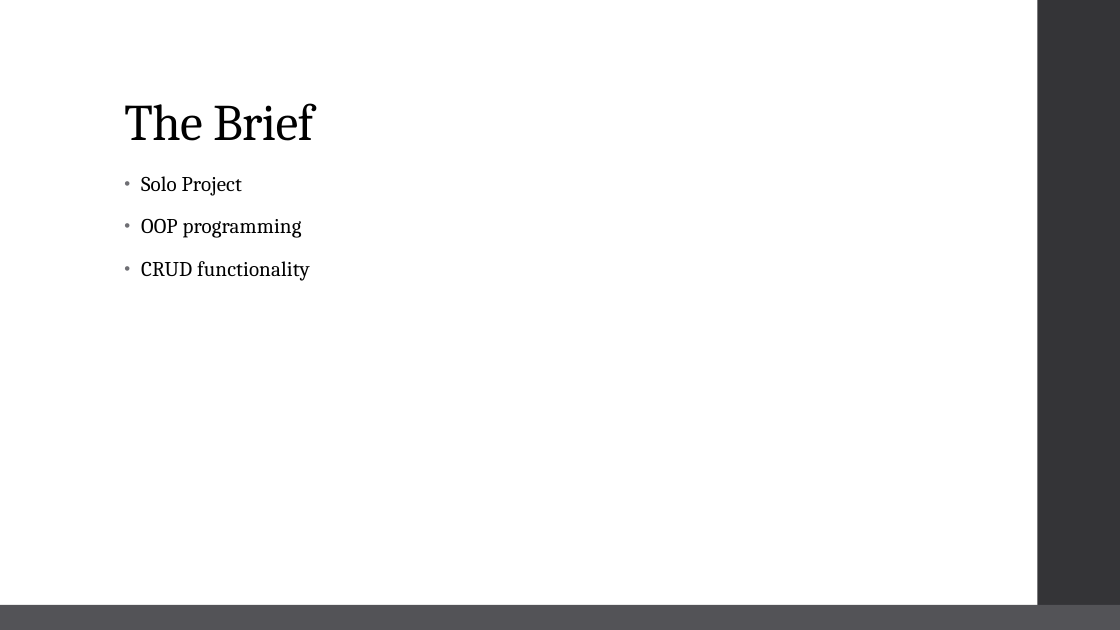
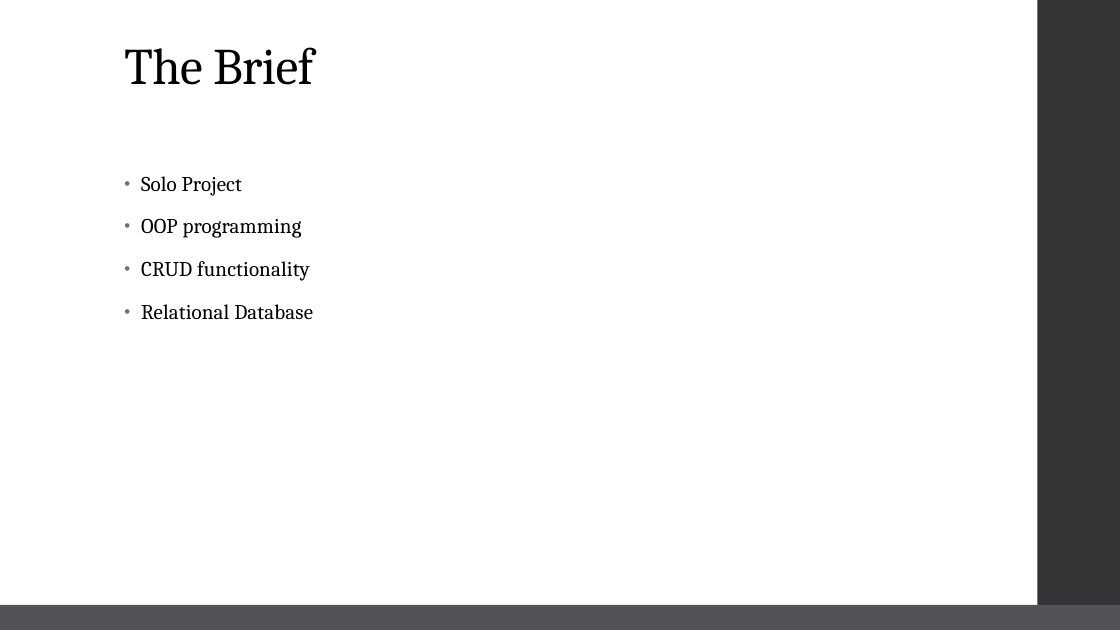
Before and after one commit to RuairidhT/Solo_Project, a slide deck: slide 2 of Documentation/BILLY NO WEIGHTS.pptx. Drawn at 1120x630 pixels with LibreOffice and Linux fonts; fonts in the diff are those of the drawing. Boxes give left, top, right and bottom in pixels: in the first picture for what was removed or moved away, otherwise in the second. Text is boxed around its words. In the diff, an @@ line names an element or a change of style, - is before the commit and + after.

```diff
--- a/Documentation/BILLY NO WEIGHTS.pptx
+++ b/Documentation/BILLY NO WEIGHTS.pptx
@@ title "The Brief" moved from (x1=124, y1=103, x2=314, y2=141) to (x1=124, y1=47, x2=314, y2=85) @@
@@ text at (x1=141, y1=304, x2=313, y2=320): paragraph added @@
+• Relational Database
```
Also in this commit, not shown: 4 other slides changed.
